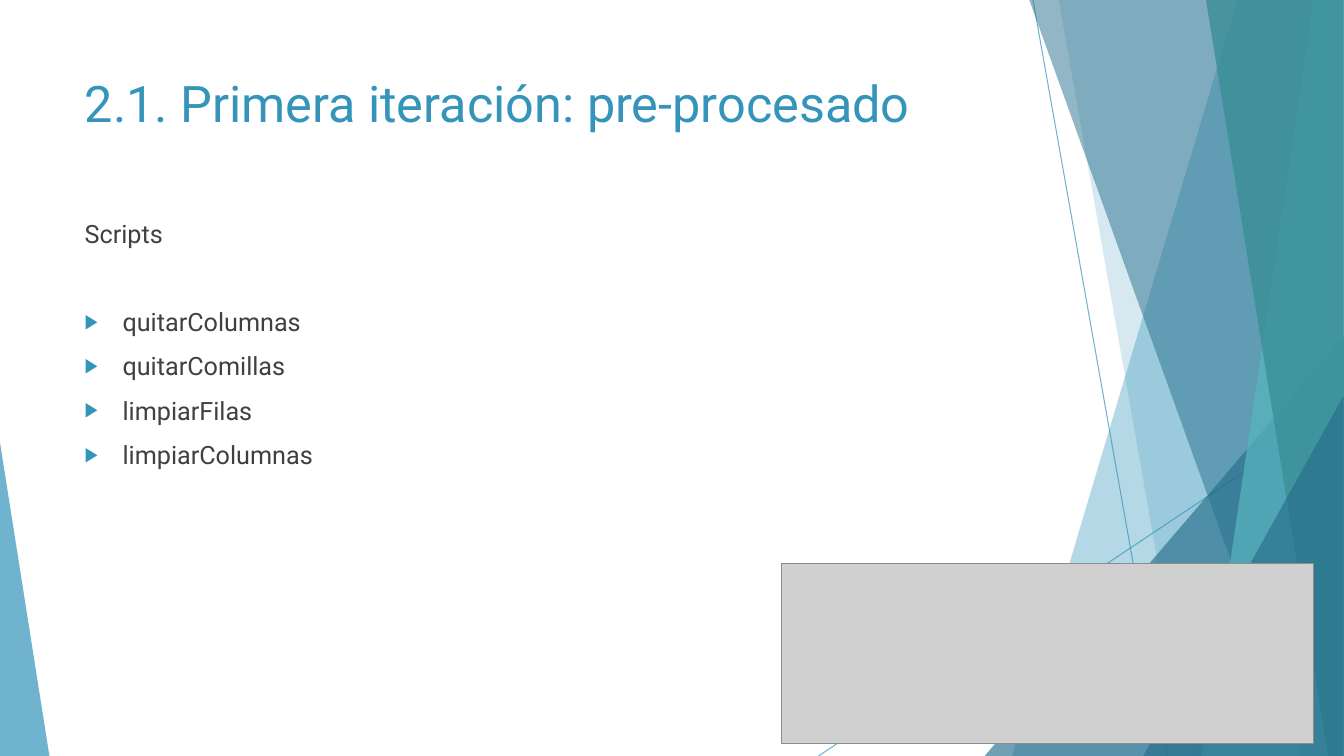
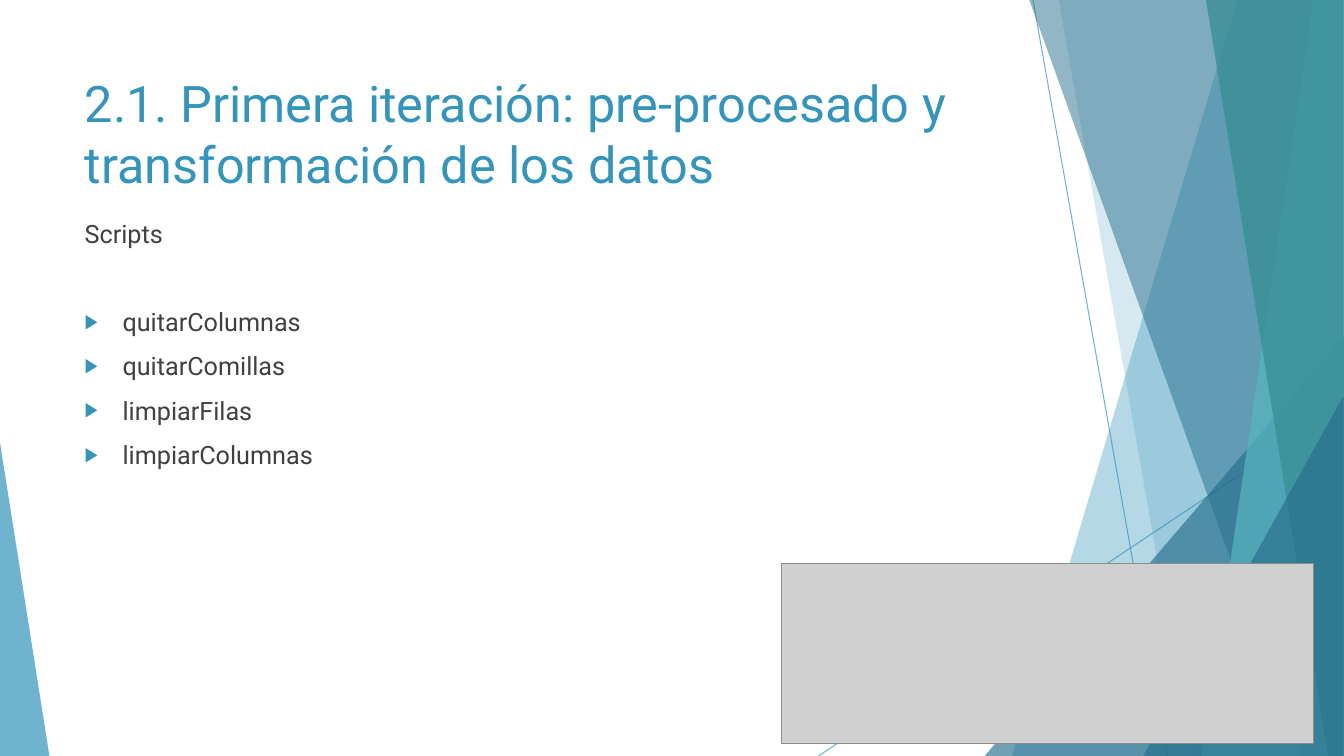
Before and after one commit to Geadalu/DataMiningHealth, a slide deck: slide 13 of Presentación DataMiningHealth.pptx. Drawn at 1344x756 pixels with LibreOffice and Linux fonts; fonts in the diff are those of the drawing; grey boxes stand for pictures. Boxes give left, top, right and bottom in pixels: in the first picture for what was removed or moved away, otherwise in the second. Text is boxed around its words. In the diff, an @@ line names an element or a change of style, - is before the commit and + after.

```diff
--- a/Presentación DataMiningHealth.pptx
+++ b/Presentación DataMiningHealth.pptx
@@ title at <box>85,84,946,184</box>: text changed @@
-2.1. Primera iteración: pre-procesado
+2.1. Primera iteración: pre-procesado y transformación de los datos
```
Also in this commit, not shown: 3 other slides changed, 1 slide added, 5 slides removed, 3 other files.
